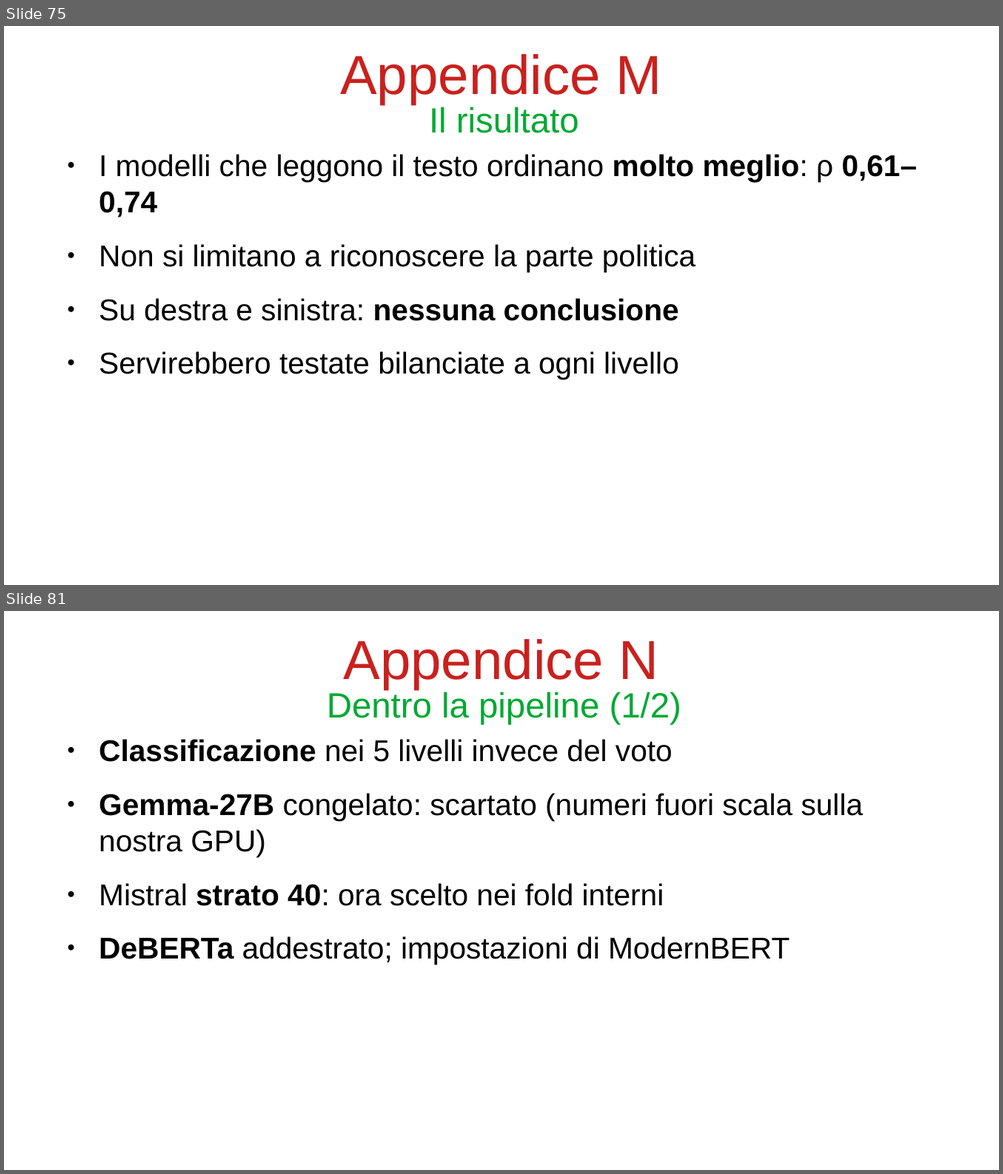
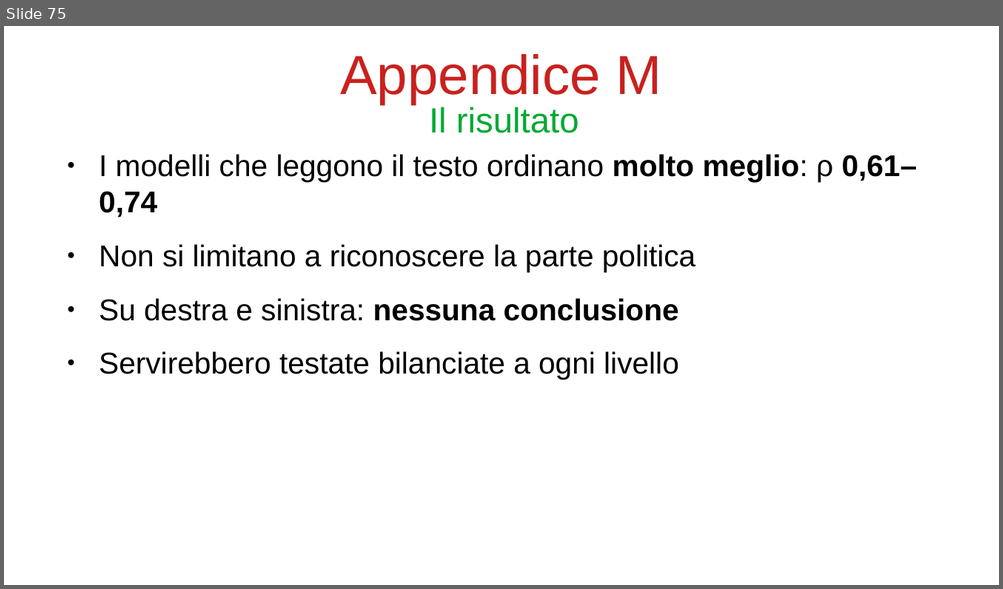
Before and after one commit to bianchi-john/PublisherClassification, a slide deck: Presentazioni/Paper rivista/PaperRivista.odp. Shown one above the other, each under a label of ours: slides 75 and 81 before the commit, slide 75 after it; the slides between them are not shown. The pictures are 1003x1174 and 1003x589 pixels, drawn with LibreOffice and Linux fonts; fonts in the diff are those of the drawing. Boxes give left, top, right and bottom in pixels: in the first picture for what was removed or moved away, otherwise in the second. Text is boxed around its words. In the diff, an @@ line names an element or a change of style, - is before the commit and + after.

```diff
--- a/Presentazioni/Paper rivista/PaperRivista.odp
+++ b/Presentazioni/Paper rivista/PaperRivista.odp
@@ slide 81 removed at bbox=[4, 611, 999, 1170], background #FFFFFF @@
@@ title removed at bbox=[343, 639, 659, 689] @@
-Appendice N
@@ title removed at bbox=[327, 690, 681, 725] @@
-Dentro la pipeline (1/2)
@@ text removed at bbox=[99, 739, 863, 965] @@
-● Classificazione nei 5 livelli invece del voto
-● Gemma-27B congelato: scartato (numeri fuori scala sulla nostra GPU)
-● Mistral strato 40: ora scelto nei fold interni
-● DeBERTa addestrato; impostazioni di ModernBERT
```
Also in this commit, not shown: 3 slides changed, 4 other slides removed, 5 other files.
